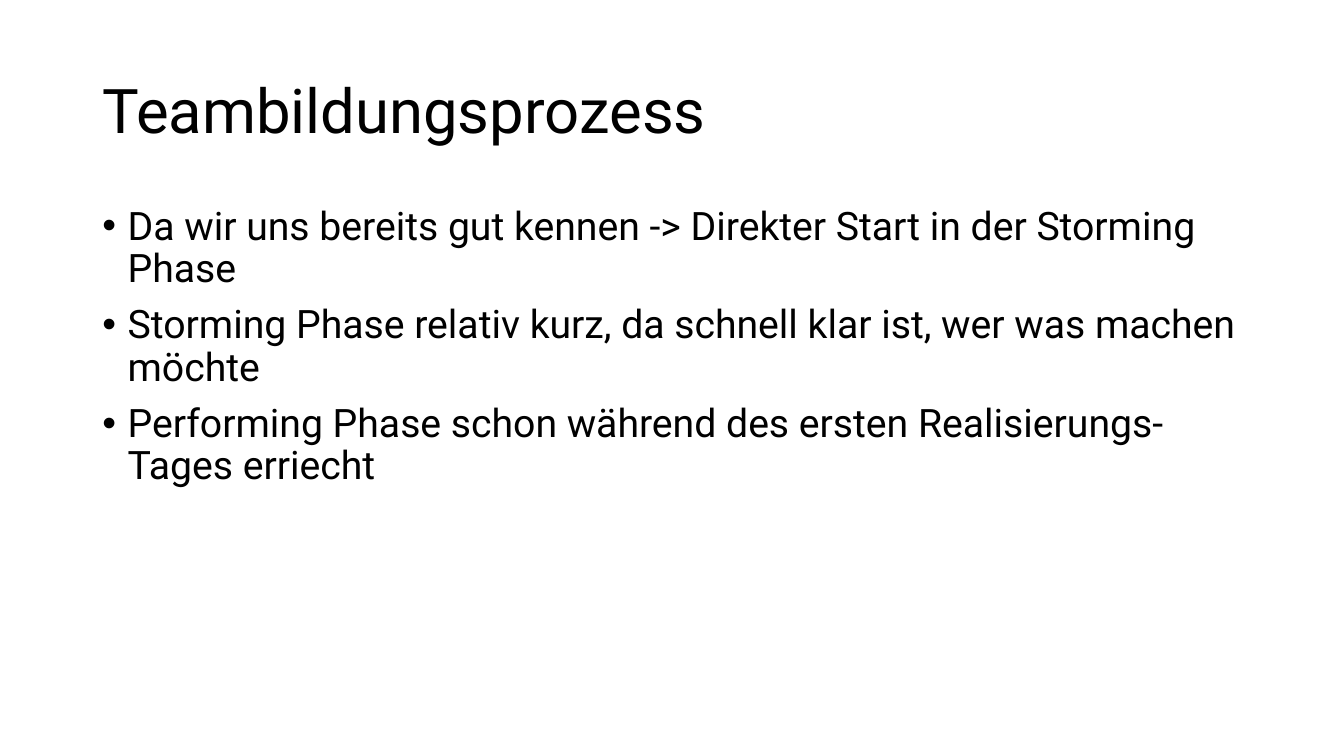
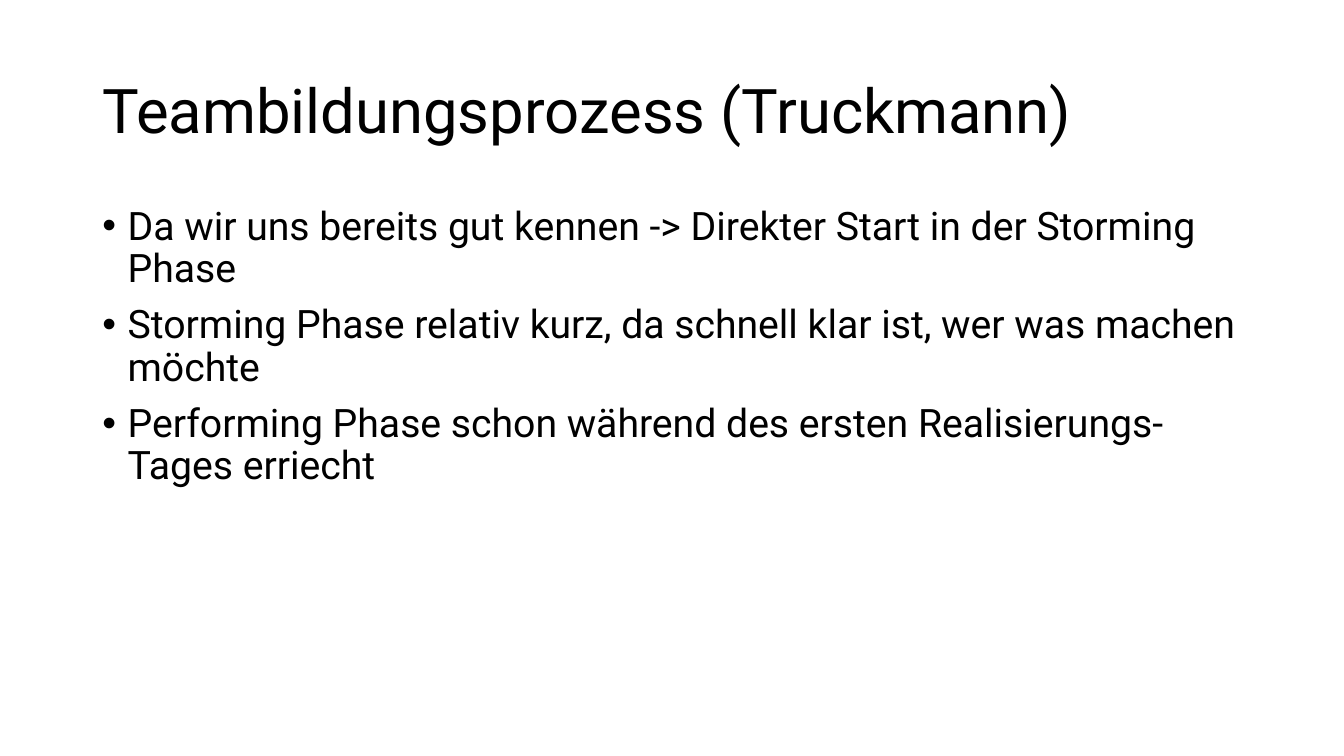
Before and after one commit to fabianbaechli/online_note_tool, a slide deck: slide 4 of planning/presentation_online_note_tool.pptx. Drawn at 1344x756 pixels with LibreOffice and Linux fonts; fonts in the diff are those of the drawing. Boxes give left, top, right and bottom in pixels: in the first picture for what was removed or moved away, otherwise in the second. Text is boxed around its words. In the diff, an @@ line names an element or a change of style, - is before the commit and + after.

```diff
--- a/planning/presentation_online_note_tool.pptx
+++ b/planning/presentation_online_note_tool.pptx
@@ title at <box>102,84,1072,147</box>: text changed @@
-Teambildungsprozess
+Teambildungsprozess (Truckmann)
```
Also in this commit, not shown: 1 other slide changed, 1 other file.
